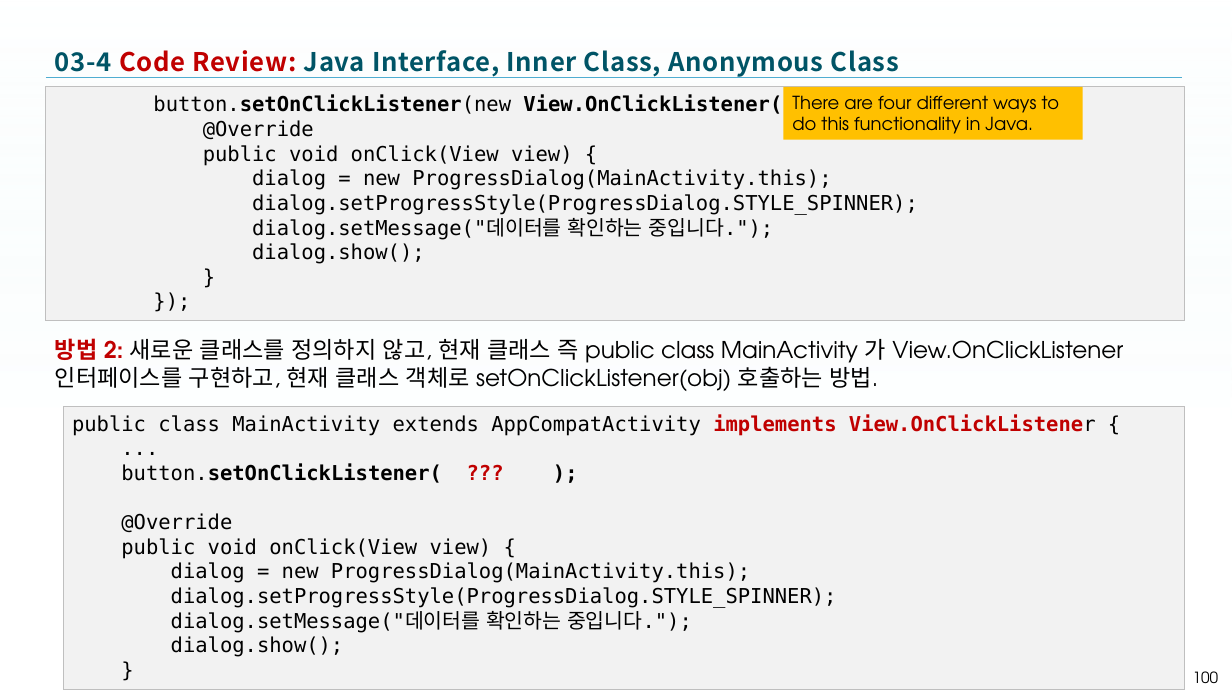
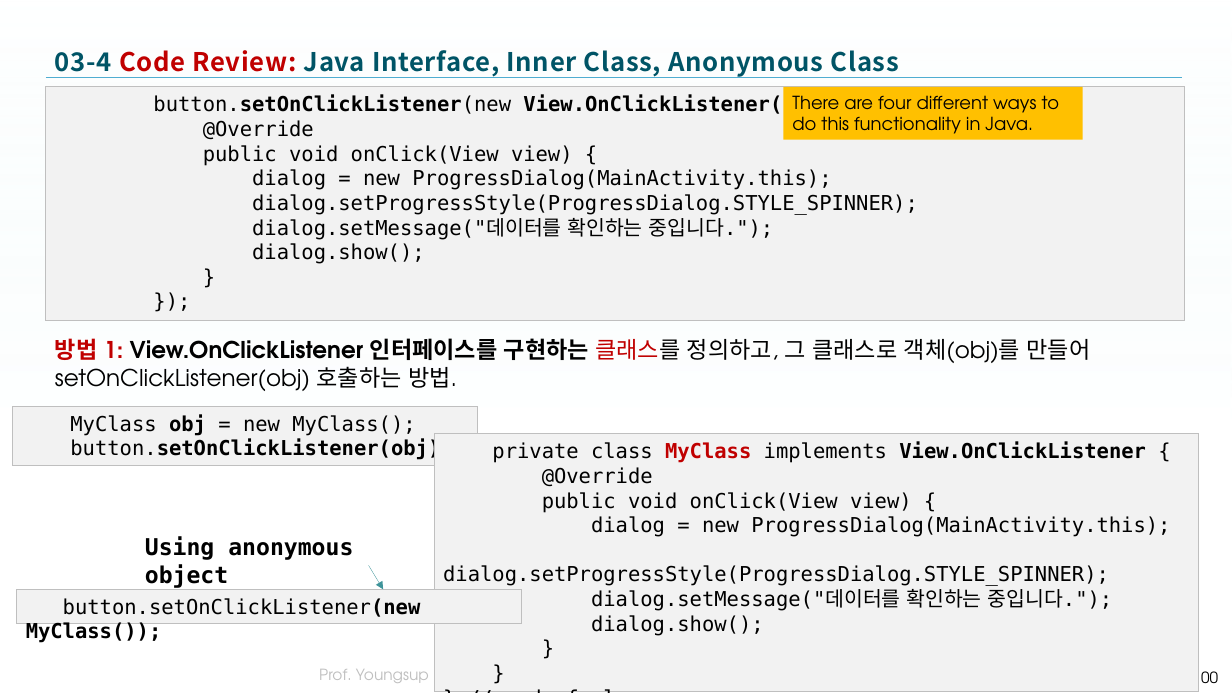
Before and after one commit to tae7841/HuStarAS, a slide deck: slide 100 of ppts/03Widget.pptx. Drawn at 1232x693 pixels with LibreOffice and Linux fonts; fonts in the diff are those of the drawing; background and template pictures are left out. Boxes give left, top, right and bottom in pixels: in the first picture for what was removed or moved away, otherwise in the second. Text is boxed around its words. In the diff, an @@ line names an element or a change of style, - is before the commit and + after.

```diff
--- a/ppts/03Widget.pptx
+++ b/ppts/03Widget.pptx
@@ text at (55,338,1091,391): text changed @@
-방법 2: 새로운 클래스를 정의하지 않고, 현재 클래스 즉 public class MainActivity 가 View.OnClickListener 인터페이스를 구현하고, 현재 클래스 객체로 setOnClickListener(obj) 호출하는 방법.
+방법 1: View.OnClickListener 인터페이스를 구현하는 클래스를 정의하고, 그 클래스로 객체(obj)를 만들어 setOnClickListener(obj) 호출하는 방법.
@@ rectangle added at (12,407,478,466), fill #F2F2F2, outline #BFBFBF 0.75 pt, 16 pt, text #000000 @@
+MyClass obj = new MyClass();
+button.setOnClickListener(obj);
@@ text in rectangle at (434,433,1199,691): paragraphs added @@
+}
+} // end of class
@@ rectangle "private class MyClass implements View.OnClickListener ...": place and size @@
-rectangle "private class MyClass implements View.OnClickListener ..." at (63,407,1185,689)
+rectangle "private class MyClass implements View.OnClickListener ..." at (434,433,1199,691)
@@ text in rectangle at (492,442,1146,463): text changed; bold on @@
-public class MainActivity extends AppCompatActivity implements View.OnClickListener {
-...
-button.setOnClickListener( ??? );
+private class MyClass implements View.OnClickListener {
@@ text added at (145,536,353,588), 18 pt, text #000000, bold @@
+Using anonymous object
@@ arrow added from (369, 566) to (384, 590), #3F949A 0.25 pt @@
@@ rectangle added at (17,590,521,624), fill #F2F2F2, outline #BFBFBF 0.75 pt, 16 pt, text #000000 @@
+button.setOnClickListener(new MyClass());
```
Also in this commit, not shown: 3 other slides changed, 2 slides added.
